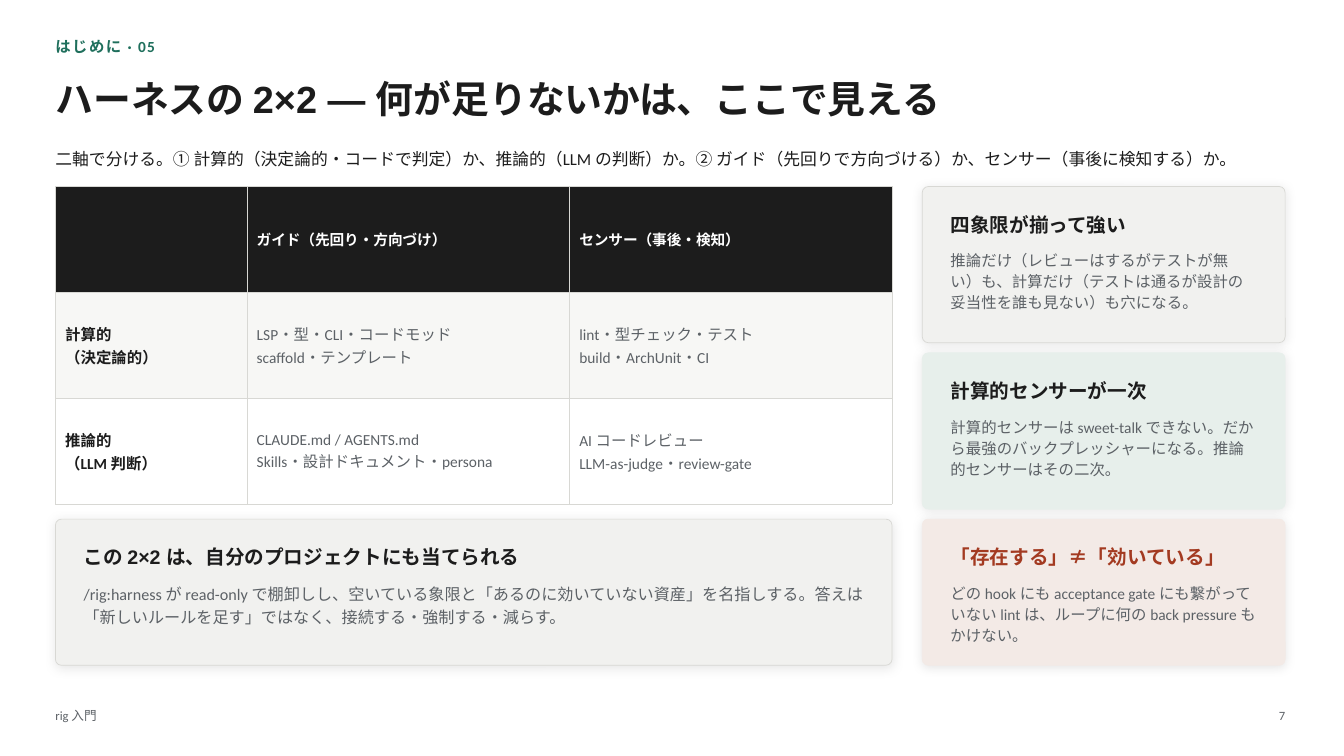
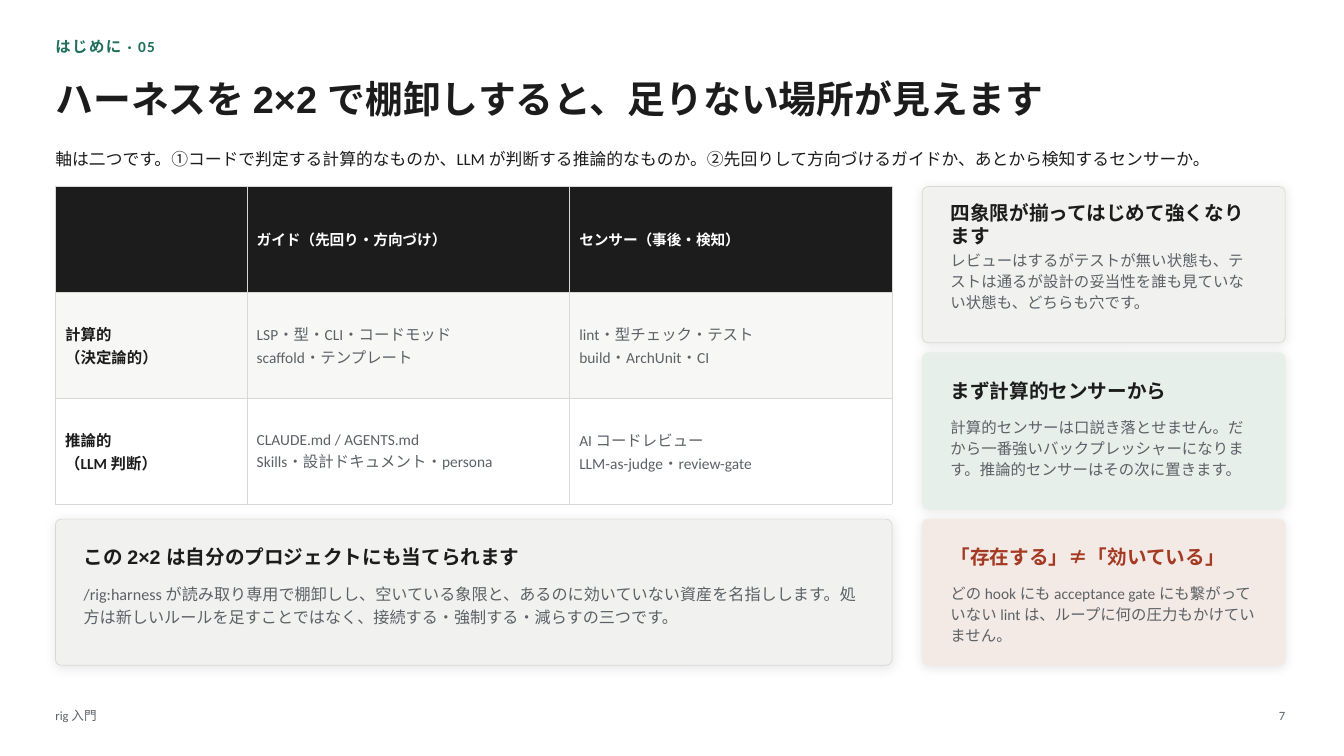
Before and after one commit to itoh-shun/rig, a slide deck: slide 7 of docs/onboarding/rig-intro.ja.pptx. Drawn at 1344x756 pixels with LibreOffice and Linux fonts; fonts in the diff are those of the drawing. Boxes give left, top, right and bottom in pixels: in the first picture for what was removed or moved away, otherwise in the second. Text is boxed around its words. In the diff, an @@ line names an element or a change of style, - is before the commit and + after.

```diff
--- a/docs/onboarding/rig-intro.ja.pptx
+++ b/docs/onboarding/rig-intro.ja.pptx
@@ text at [55, 80, 1044, 117]: text changed @@
-ハーネスの 2×2 — 何が足りないかは、ここで見える
+ハーネスを 2×2 で棚卸しすると、足りない場所が見えます
@@ text at [55, 151, 1210, 167]: text changed @@
-二軸で分ける。① 計算的（決定論的・コードで判定）か、推論的（LLM の判断）か。② ガイド（先回りで方向づける）か、センサー（事後に検知する）か。
+軸は二つです。①コードで判定する計算的なものか、LLM が判断する推論的なものか。②先回りして方向づけるガイドか、あとから検知するセンサーか。
@@ text at [950, 203, 1243, 245]: text changed @@
-四象限が揃って強い
+四象限が揃ってはじめて強くなります
@@ text at [950, 253, 1243, 309]: text changed @@
-推論だけ（レビューはするがテストが無い）も、計算だけ（テストは通るが設計の妥当性を誰も見ない）も穴になる。
+レビューはするがテストが無い状態も、テストは通るが設計の妥当性を誰も見ていない状態も、どちらも穴です。
@@ text at [950, 381, 1166, 400]: text changed @@
-計算的センサーが一次
+まず計算的センサーから
@@ text at [950, 420, 1243, 476]: text changed @@
-計算的センサーは sweet-talk できない。だから最強のバックプレッシャーになる。推論的センサーはその二次。
+計算的センサーは口説き落とせません。だから一番強いバックプレッシャーになります。推論的センサーはその次に置きます。
@@ text at [84, 547, 519, 566]: text changed @@
-この 2×2 は、自分のプロジェクトにも当てられる
+この 2×2 は自分のプロジェクトにも当てられます
@@ text at [84, 586, 856, 624]: text changed @@
-/rig:harness が read-only で棚卸しし、空いている象限と「あるのに効いていない資産」を名指しする。答えは「新しいルールを足す」ではなく、接続する・強制する・減らす。
+/rig:harness が読み取り専用で棚卸しし、空いている象限と、あるのに効いていない資産を名指しします。処方は新しいルールを足すことではなく、接続する・強制する・減らすの三つです。
@@ text at [950, 586, 1255, 642]: text changed @@
-どの hook にも acceptance gate にも繋がっていない lint は、ループに何の back pressure もかけない。
+どの hook にも acceptance gate にも繋がっていない lint は、ループに何の圧力もかけていません。
```
Also in this commit, not shown: 30 other slides changed, 4 other files.
